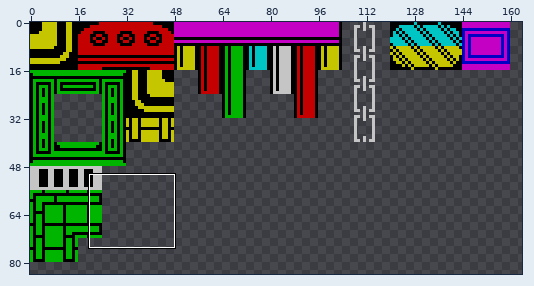
Two versions of one sprite sheet, images/tiles2.gif. Above, an overview of the earlier version with the close-up marked.
Close-up. The starting point:
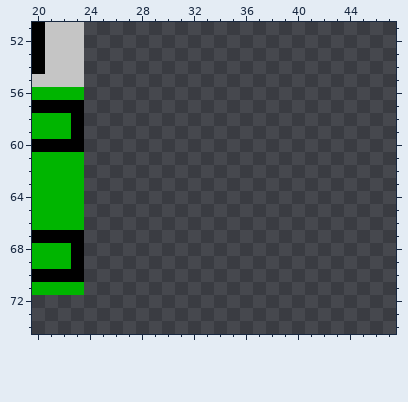
The file is 400x256 pixels, drawn in blocks of 2x2; one block is one cell here. Shown: x 20..47, y 51..74. The wide view leaves out empty margins.
Now the later version:
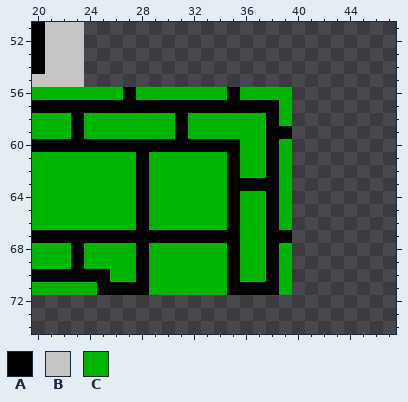
Palette (. is transparent): A #000000  B #c5c5c5  C #00b500
Changes in this commit:
y 56: x 24..39 ................ -> CCCACCCCCCCACCCC
y 57: x 24..39 ................ -> AAAAAAAAAAAAAAAC
y 58: x 24..39 ................ -> CCCCCCCACCCCCCAC
y 59: x 24..39 ................ -> CCCCCCCACCCCCCAA
y 60: x 24..39 ................ -> AAAAAAAAAAAACCAC
y 61..62: x 24..39 ................ -> CCCCACCCCCCACCAC
y 63: x 24..39 ................ -> CCCCACCCCCCAAAAC
y 64..66: x 24..39 ................ -> CCCCACCCCCCACCAC
y 67: x 24..39 ................ -> AAAAAAAAAAAACCAA
y 68..69: x 24..39 ................ -> CCCCACCCCCCACCAC
y 70: x 24..39 ................ -> AACCACCCCCCACCAC
y 71: x 24..39 ................ -> CAAAACCCCCCAAAAC
Boxes around the changes in both close-ups, in picture pixels (x1, y1, x2, y2):
added: (84, 87, 292, 295)
